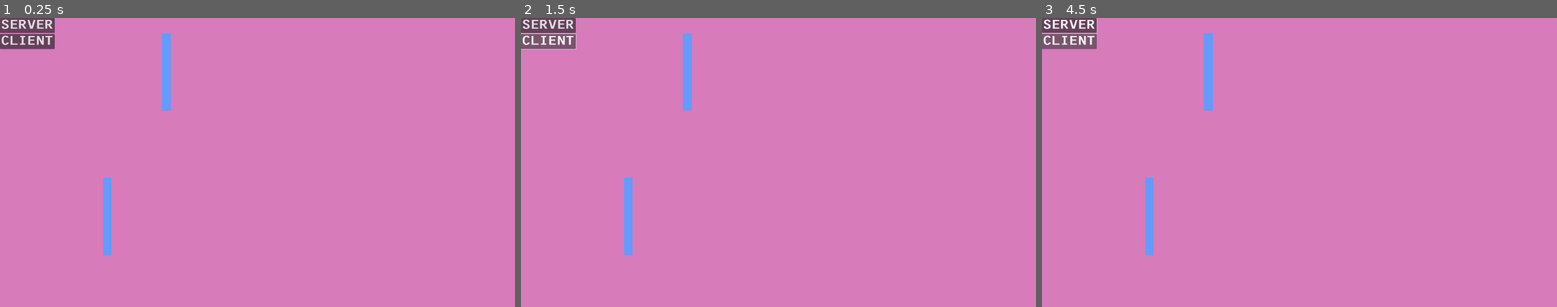
Above: before the commit, frames 1-3 (left to right).
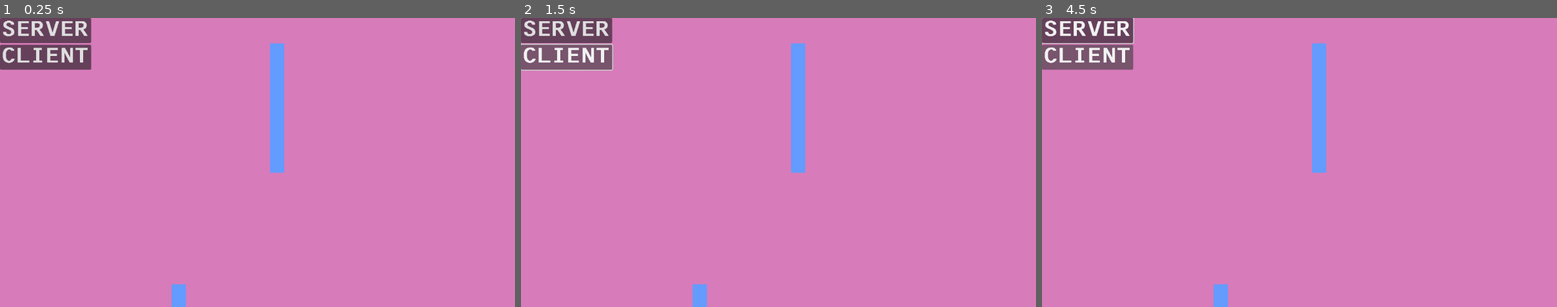
Above: after the commit, the same moments.

Repository: jTendeck/copsnrobbazjam
Game: Godot game, scene res://scenes/network/network_playground.tscn
The game is run twice, just before and just after one commit, with the same random seed, the same clock (stepped at 60 frames per second) and the same inputs. This scene is started directly instead of the project's main scene. The engine's default icon, where the game draws it, is replaced by a stand-in: a white triangle on a blue panel in a dark square.
Inputs:
- Up to frame 1 (0.25 s): no input
- Up to frame 2 (1.5 s): click "SERVER" at 0.5 s; click "CLIENT" at 1.25 s
- Up to frame 3 (4.5 s): tap Enter at 2, 3.5 s; hold Right (ui_right) 2.03-2.78 s; tap Space at 2.75, 4.25 s; hold Down (ui_down) 2.78-3.53 s; hold Right (ui_right) 3.53-4.28 s; hold Up (ui_up) from 4.28 s (still down)

The runs differ from the first frame. In frame 1, 5.0% of the frame differs, in the area x 0-56%, y 0-100%; in frame 2, 5.0%; in frame 3, 5.0%.

Commit message:
updates to network.gd

Diff:
--- a/globals/network.gd
+++ b/globals/network.gd
@@ -1,16 +1,48 @@
+# network.gd
 extends Node
 
-const IP_ADDRESS : String = "localhost" # TODO need to get this dynamically
-const PORT: int = 6346
+# Add signals to notify other parts of your game
+signal player_connected(id)
+signal player_disconnected(id)
+
+const IP_ADDRESS : String = "127.0.0.1" # TODO need to get this dynamically
+const PORT: int = 12000
+#1883
 
 var peer : ENetMultiplayerPeer
 
+# Called when the node is added to the scene
+func _ready():
+	# Connect to multiplayer signals
+	multiplayer.peer_connected.connect(_on_peer_connected)
+	multiplayer.peer_disconnected.connect(_on_peer_disconnected)
+
 func start_server() -> void:
 	peer = ENetMultiplayerPeer.new()
-	peer.create_server(PORT)
+	var error = peer.create_server(PORT)
+	if error != OK:
+		print("Failed to create server.")
+		return
 	multiplayer.multiplayer_peer = peer
+	print("Server started on port: ", PORT)
+	# The server itself is a "player"
+	emit_signal("player_connected", 1) # The server always has an ID of 1
 
 func start_client() -> void:
 	peer = ENetMultiplayerPeer.new()
-	peer.create_client(IP_ADDRESS, PORT)
+	var error = peer.create_client(IP_ADDRESS, PORT)
+	if error != OK:
+		print("Failed to create client.")
+		return
 	multiplayer.multiplayer_peer = peer
+	print("Client started, connecting to: ", IP_ADDRESS)
+
+# --- Signal Callbacks ---
+
+func _on_peer_connected(id: int):
+	print(str(id), " connected.")
+	emit_signal("player_connected", id)
+
+func _on_peer_disconnected(id: int):
+	print(str(id), " disconnected.")
+	emit_signal("player_disconnected", id)
--- a/project.godot
+++ b/project.godot
@@ -11,8 +11,8 @@
 [application]
 
 config/name="CopsNRobbaz"
-run/main_scene="uid://bfadmm26t7hot"
-config/features=PackedStringArray("4.4", "GL Compatibility")
+run/main_scene="uid://qv2k131ffroo"
+config/features=PackedStringArray("4.5", "GL Compatibility")
 config/icon="res://icon.svg"
 
 [autoload]
@@ -20,11 +20,6 @@
 SignalManager="*res://globals/signal_manager.gd"
 GlobalVariables="*res://globals/global_variables.gd"
 Network="*res://globals/network.gd"
-
-[display]
-
-window/size/viewport_width=1920
-window/size/viewport_height=1080
 
 [gui]
 
--- a/scenes/fog-of-war/fow-player-test.tscn
+++ b/scenes/fog-of-war/fow-player-test.tscn
@@ -29,3 +29,4 @@
 replication_config = SubResource("SceneReplicationConfig_bqvpl")
 
 [node name="Visibility" parent="." instance=ExtResource("3_fisqu")]
+position = Vector2(35, 33)
Not shown, changed: assets/fonts/DitherByte-Base.ttf.import
Not shown, changed: assets/fonts/DitherByte-Fill.ttf.import
Not shown, changed: assets/fonts/DitherByte-Regular.ttf.import
Not shown, changed: assets/fonts/DitherByte-Shadow.ttf.import
Not shown, changed: assets/fonts/F25_Bank_Printer.ttf.import
Not shown, changed: assets/fonts/Warnet-Crime.ttf.import
Not shown, changed: assets/sprites/fow-bg-test.png.import
Not shown, changed: assets/sprites/fow-fov-light-texture.png.import
Not shown, changed: assets/sprites/fow-wall-test.png.import
Not shown, changed: icon.svg.import
Not shown, changed: .gitignore
